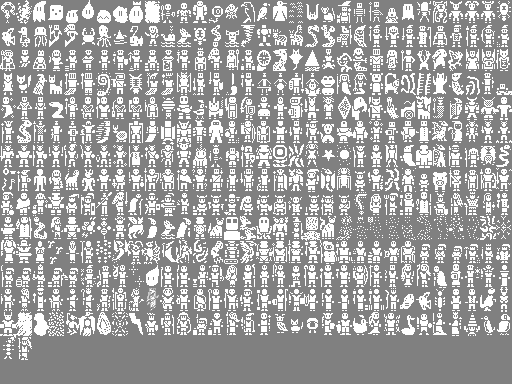
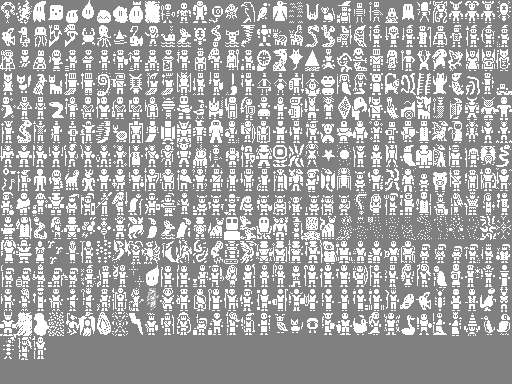
Two versions of the same layered image (512x384). Layer-by-layer changes:
painted on "creature_sprites.png" over box(32, 336, 46, 359)
